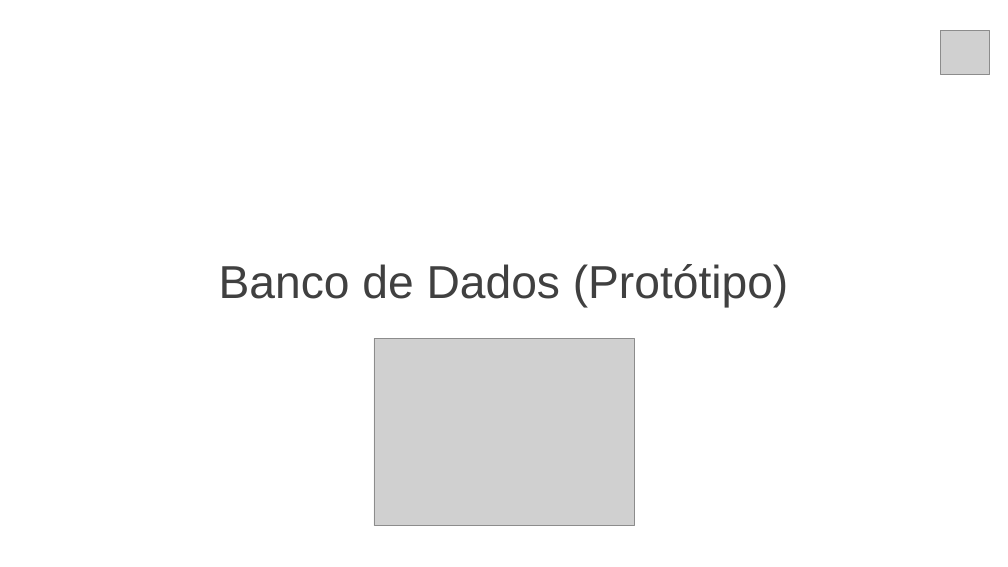
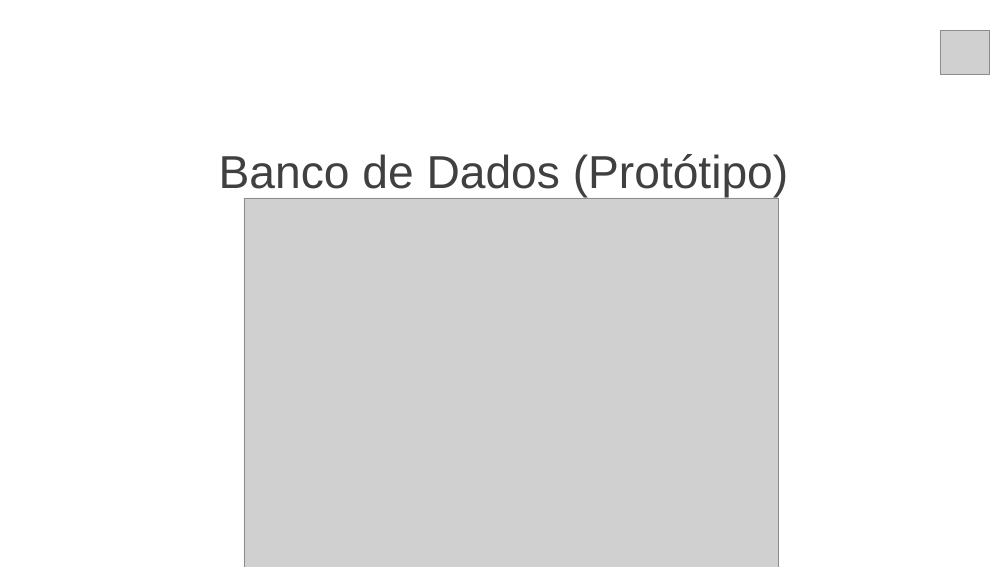
Before and after one commit to christian-raphael/projeto-bandtec, a slide deck: slide 8 of documentacao/slide-synergy.pptx (slide 9 before the commit). Drawn at 1008x567 pixels with LibreOffice and Linux fonts; fonts in the diff are those of the drawing; grey boxes stand for pictures. Boxes give left, top, right and bottom in pixels: in the first picture for what was removed or moved away, otherwise in the second. Text is boxed around its words. In the diff, an @@ line names an element or a change of style, - is before the commit and + after.

```diff
--- a/documentacao/slide-synergy.pptx
+++ b/documentacao/slide-synergy.pptx
@@ text "Banco de Dados (Protótipo)": place and size @@
-text "Banco de Dados (Protótipo)" at [219,264,788,308]
+text "Banco de Dados (Protótipo)" at [219,154,788,197]
@@ picture: place and size @@
-picture at [374,338,634,526]
+picture at [244,198,779,567]
```
Also in this commit, not shown: 3 other slides changed, 1 slide removed.
